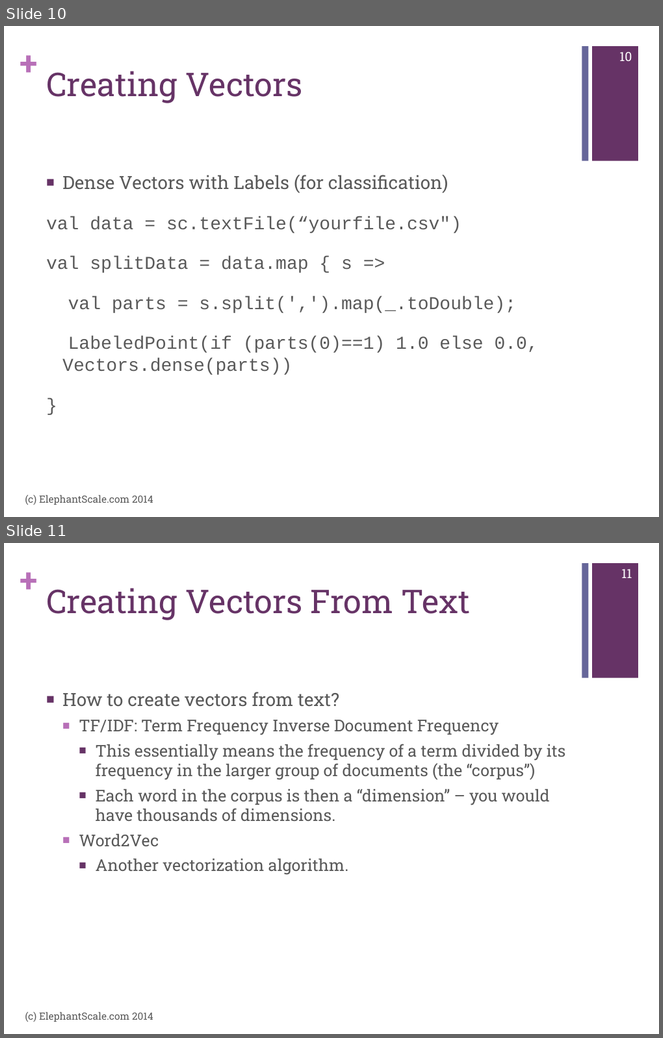
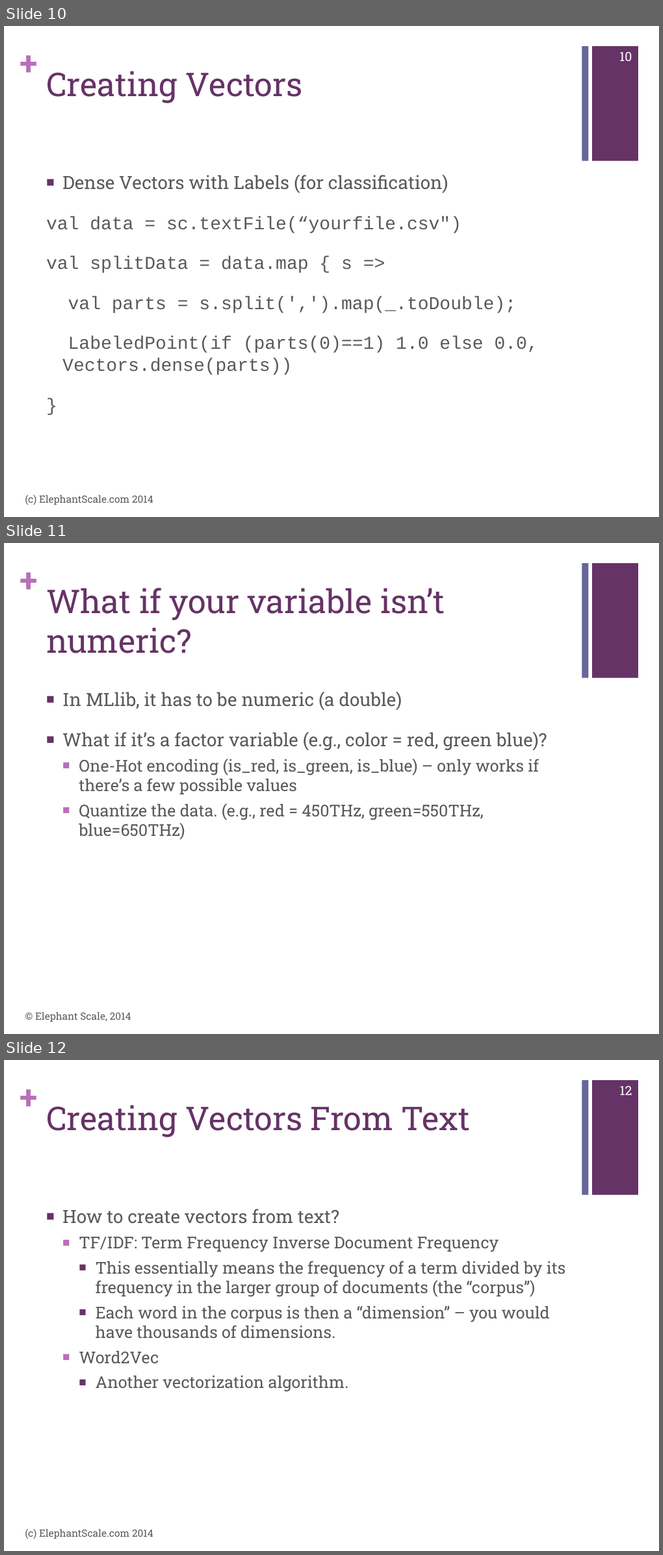
Before and after one commit to mattvinks/spark-labs, a slide deck: slides/MLLib.pptx. Shown one above the other, each under a label of ours: slides 10 and 11 before the commit, slides 10, 11 and 12 after it. The pictures are 663x1038 and 663x1555 pixels, drawn with LibreOffice and Linux fonts; fonts in the diff are those of the drawing. Boxes give left, top, right and bottom in pixels: in the first picture for what was removed or moved away, otherwise in the second. Text is boxed around its words. In the diff, an @@ line names an element or a change of style, - is before the commit and + after.

Commit message:
Added latest MLLib.

```diff
--- a/slides/MLLib.pptx
+++ b/slides/MLLib.pptx
@@ slide 11 added at box(4, 543, 659, 1034), background #FFFFFF; not listed: 3 template elements that a slide beside it also shows @@
@@ title added at box(46, 588, 445, 653), 36 pt, text #663366 @@
+What if your variable isn’t numeric?
@@ text added at box(62, 692, 547, 840), 18 pt, text #595959 @@
+■ In MLlib, it has to be numeric (a double)
+■ What if it’s a factor variable (e.g., color = red, green blue)?
+  ■ One-Hot encoding (is_red, is_green, is_blue) – only works if there’s a few possible values
+  ■ Quantize the data. (e.g., red = 450THz, green=550THz, blue=650THz)
@@ text added at box(35, 1012, 131, 1022), 11 pt, text #595959 @@
+© Elephant Scale, 2014
@@ what was slide 11 is now slide 12 @@
@@ page number at box(620, 1086, 633, 1095): text changed @@
-11
+12
```
Also in this commit, not shown: 3 slides changed, 4 other slides added.
